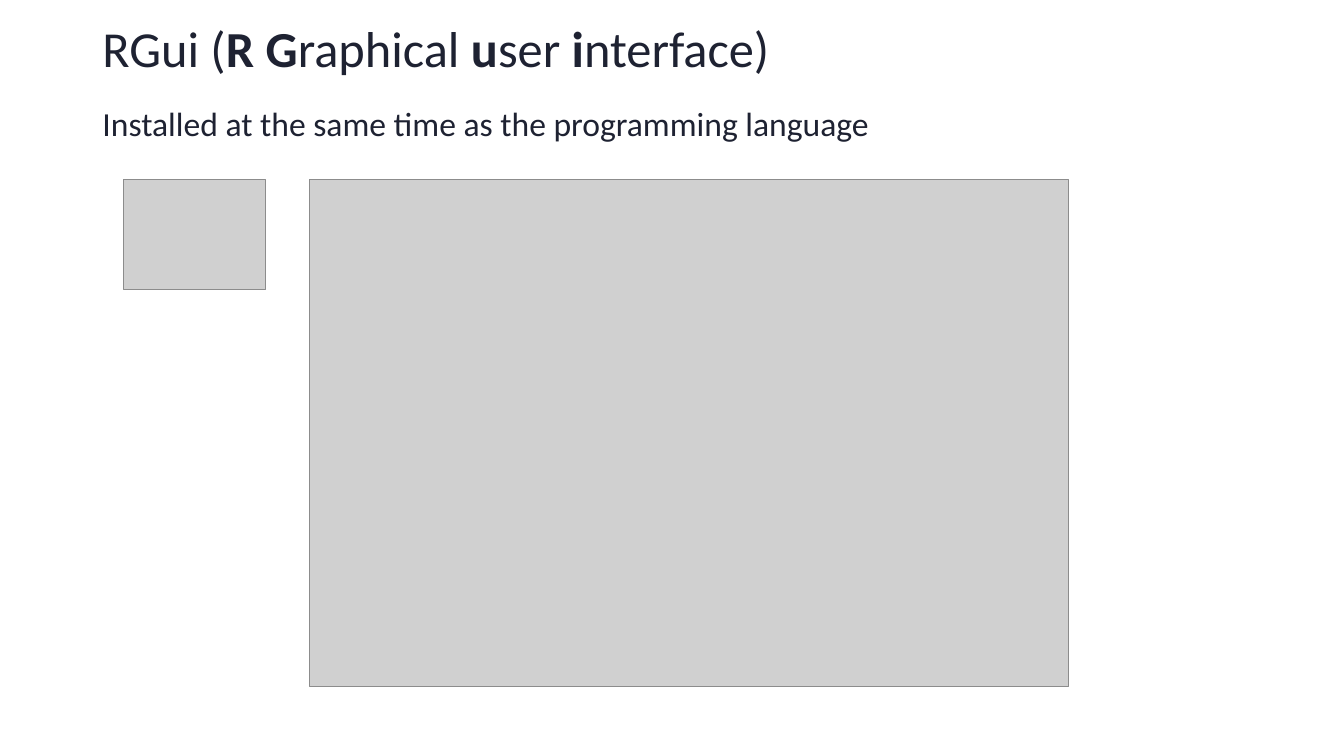
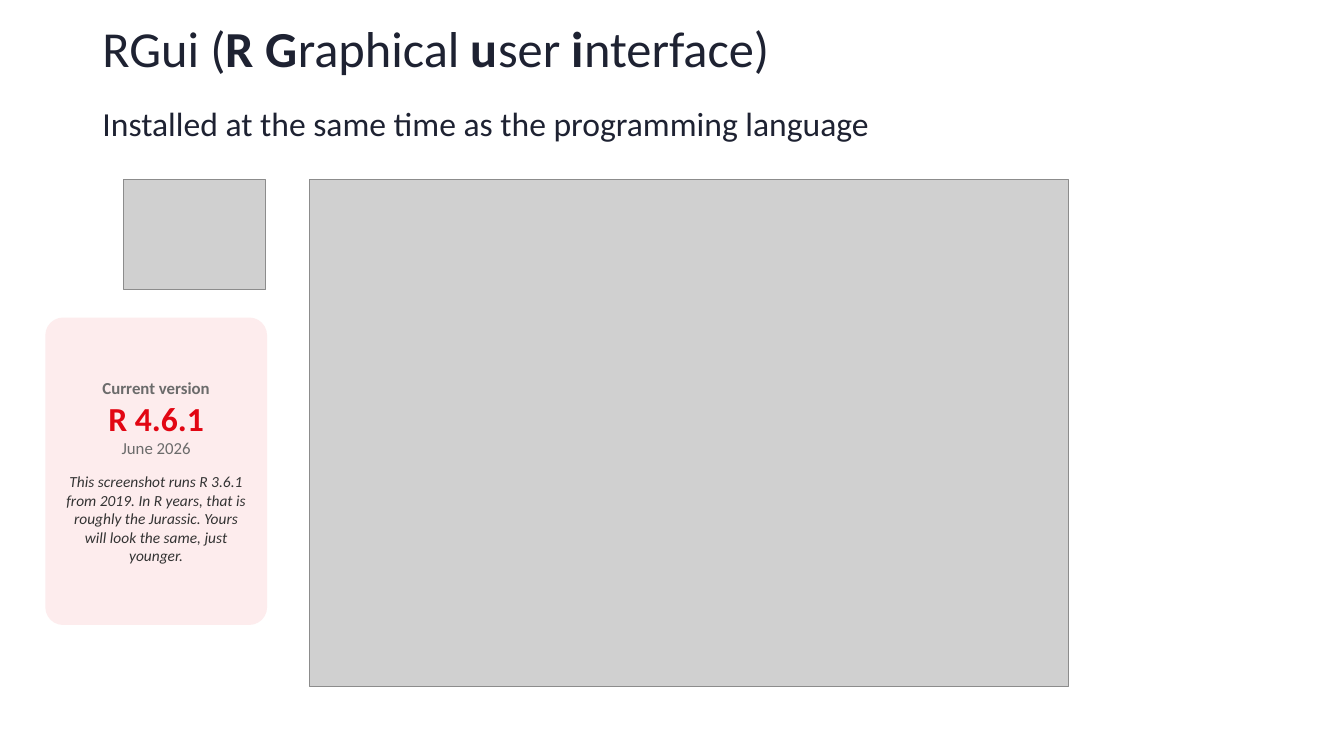
Before and after one commit to sib-swiss/first-steps-with-R-training, a slide deck: slide 16 of assets/pptx/First-steps-with-R_day1.pptx. Drawn at 1344x756 pixels with LibreOffice and Linux fonts; fonts in the diff are those of the drawing; grey boxes stand for pictures; background and template pictures are left out. Boxes give left, top, right and bottom in pixels: in the first picture for what was removed or moved away, otherwise in the second. Text is boxed around its words. In the diff, an @@ line names an element or a change of style, - is before the commit and + after.

```diff
--- a/assets/pptx/First-steps-with-R_day1.pptx
+++ b/assets/pptx/First-steps-with-R_day1.pptx
@@ rounded rectangle added at (x1=45, y1=318, x2=267, y2=625), fill #FDECED, 11 pt, text #333333, italic @@
+Current version
+R 4.6.1
+June 2026
+This screenshot runs R 3.6.1 from 2019. In R years, that is roughly the Jurassic. Yours will look the same, just younger.
```
Also in this commit, not shown: 22 other slides changed, 13 slides added, 4 slides removed, 12 other files.
